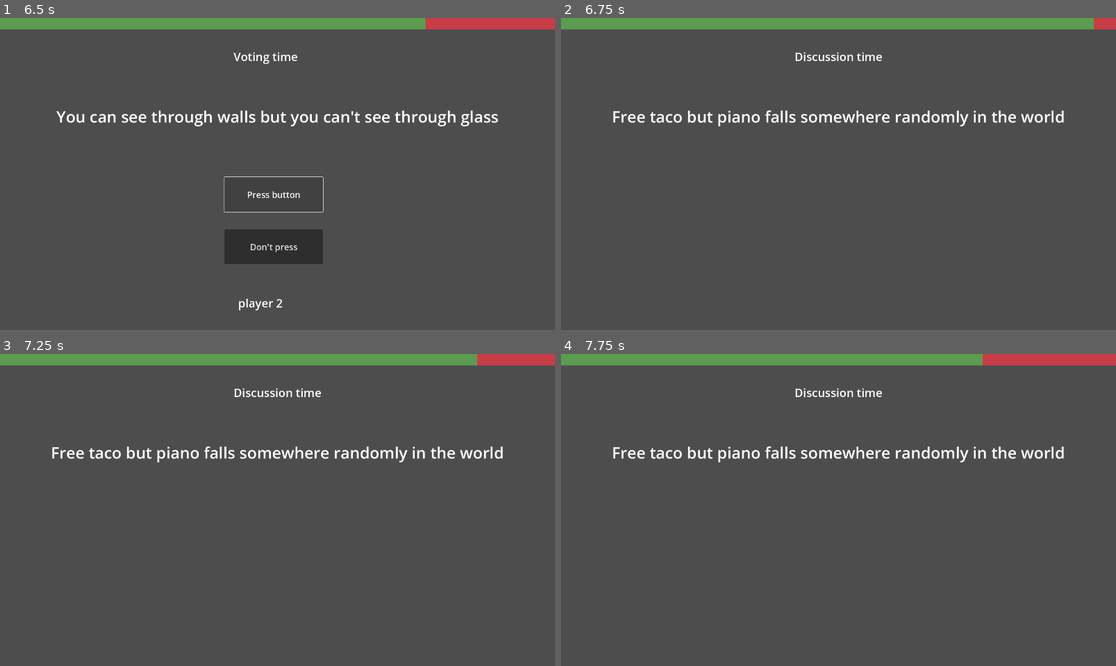
Above: before the commit, frames 1-4 (two rows, left to right).
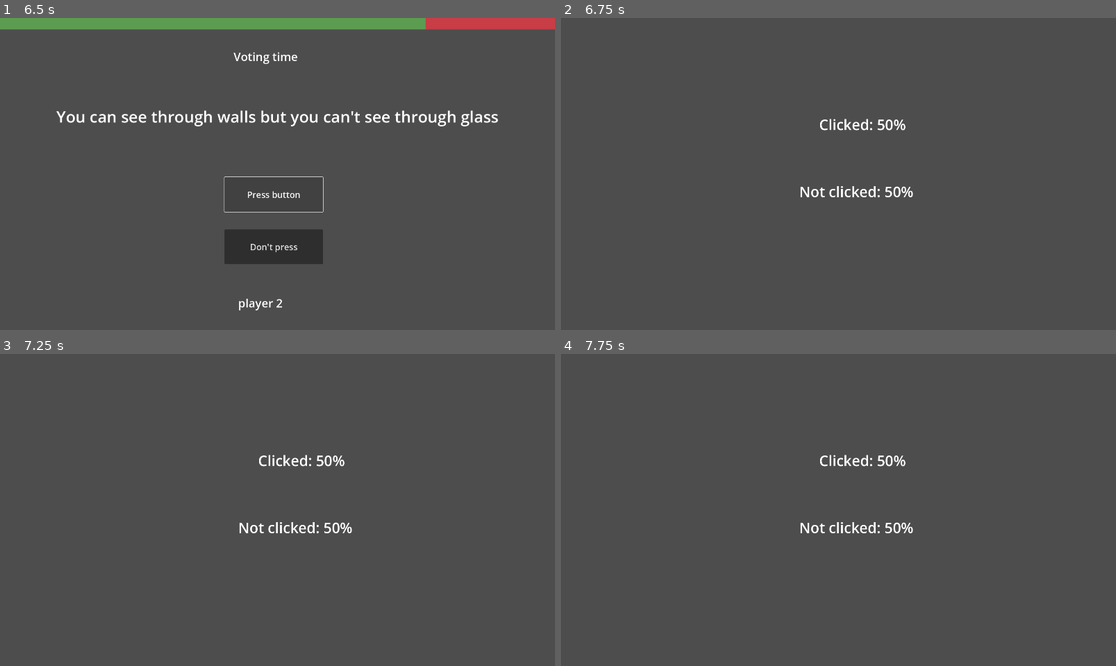
Above: after the commit, the same moments.

Repository: Beepered/WouldYouPressButton
Game: Godot game, scene res://Level.tscn
Two runs of this game, one before a commit and one after it. Both use one fixed random seed, a clock stepped at 60 frames per second and the inputs below.
Inputs:
- Up to frame 1 (6.5 s): click "Press button" at 5.75 s
- Up to frame 2 (6.75 s): click "Don't press" at 6.5 s
- Up to frame 3 (7.25 s): no input
- Up to frame 4 (7.75 s): no input

Frame 1 is identical in both runs. In frame 2, 5.7% of the frame differs, in the area x 0-100%, y 0-58%; in frame 3, 5.7%; in frame 4, 5.7%.

Commit message:
Voting screen added

Diff:
--- a/GameManager.gd
+++ b/GameManager.gd
@@ -23,6 +23,9 @@
 @onready var noButton = $"Game voting stuff/NoButton"
 @onready var discussTimer = $"Game voting stuff/discussion timer"
 @onready var voteTimer = $"Game voting stuff/vote timer"
+@onready var clicked = $"Voting Results/Click"
+@onready var not_clicked = $"Voting Results/Dont Click"
+@onready var display_votes_timer = $"Voting Results/Timer"
 
 func _ready() -> void:
 	# ask number of players
@@ -35,6 +38,8 @@
 		progressBar.value = (voteTimer.time_left / voteTimer.wait_time) * 100
 
 func begin_discussion():
+	$"Voting Results".visible = false;
+	$"Game voting stuff".visible = true;
 	discussTimer.start()
 	gameText.text = "Discussion time"
 	prompt.text = prompts[randi() % prompts.size()]
@@ -73,4 +78,25 @@
 	else: # once everyone has voted
 		voteTimer.stop()
 		# check the "votes" array variable to see who is in majority
-		begin_discussion()
+		show_vote_percentages()
+
+func show_vote_percentages():
+	$"Game voting stuff".visible = false;
+	$"Voting Results".visible = true;
+	display_votes_timer.start()
+	var num_yes:float = 0;
+	var num_no:float = 0;
+	for vote in votes:
+		if(vote == 1):
+			num_yes+= 1;
+		if(vote == 0):
+			num_no+= 1;
+	prompt.text = "Percentages:";
+	clicked.text = "Clicked: " + str((num_yes/numVoted)*100) + "%";
+	not_clicked.text = "Not clicked: " + str((num_no/numVoted)*100) + "%";
+
+
+
+
+func _on_timer_timeout() -> void:
+	begin_discussion()
--- a/Level.tscn
+++ b/Level.tscn
@@ -7,6 +7,12 @@
 
 [sub_resource type="StyleBoxFlat" id="StyleBoxFlat_5kcib"]
 bg_color = Color(0.360937, 0.609765, 0.316078, 1)
+
+[sub_resource type="LabelSettings" id="LabelSettings_y21m0"]
+font_size = 50
+
+[sub_resource type="LabelSettings" id="LabelSettings_qwijr"]
+font_size = 50
 
 [node name="Level" type="Node2D"]
 script = ExtResource("1_jui51")
@@ -73,7 +79,30 @@
 wait_time = 3.0
 one_shot = true
 
+[node name="Voting Results" type="Node2D" parent="."]
+
+[node name="Click" type="Label" parent="Voting Results"]
+offset_left = 893.0
+offset_top = 334.0
+offset_right = 1432.0
+offset_bottom = 643.0
+text = "Click:"
+label_settings = SubResource("LabelSettings_y21m0")
+
+[node name="Dont Click" type="Label" parent="Voting Results"]
+offset_left = 824.0
+offset_top = 566.0
+offset_right = 1094.0
+offset_bottom = 635.0
+text = "Don't Click:"
+label_settings = SubResource("LabelSettings_qwijr")
+
+[node name="Timer" type="Timer" parent="Voting Results"]
+wait_time = 3.942
+one_shot = true
+
 [connection signal="button_down" from="Game voting stuff/YesButton" to="." method="_on_vote_yes_button_down"]
 [connection signal="button_down" from="Game voting stuff/NoButton" to="." method="_on_vote_no_button_down"]
 [connection signal="timeout" from="Game voting stuff/discussion timer" to="." method="_on_discussion_timer_timeout"]
 [connection signal="timeout" from="Game voting stuff/vote timer" to="." method="_on_vote_timer_timeout"]
+[connection signal="timeout" from="Voting Results/Timer" to="." method="_on_timer_timeout"]
Not shown: 1 places in Level.tscn that only renumber resources
